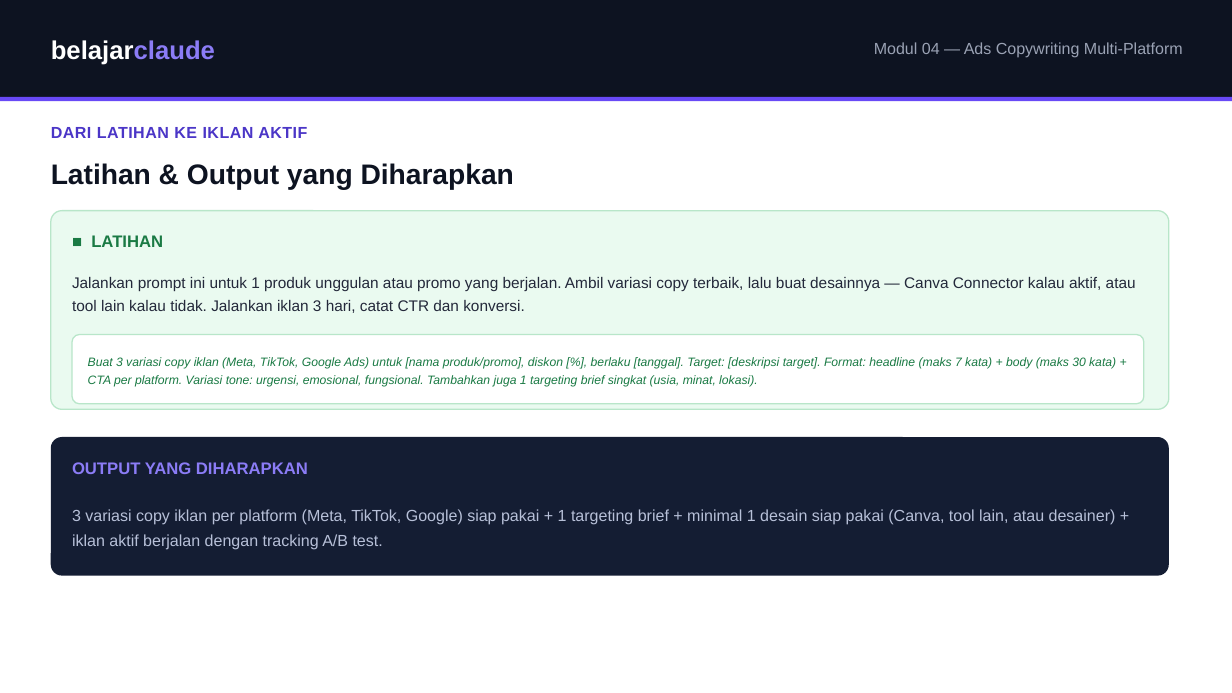
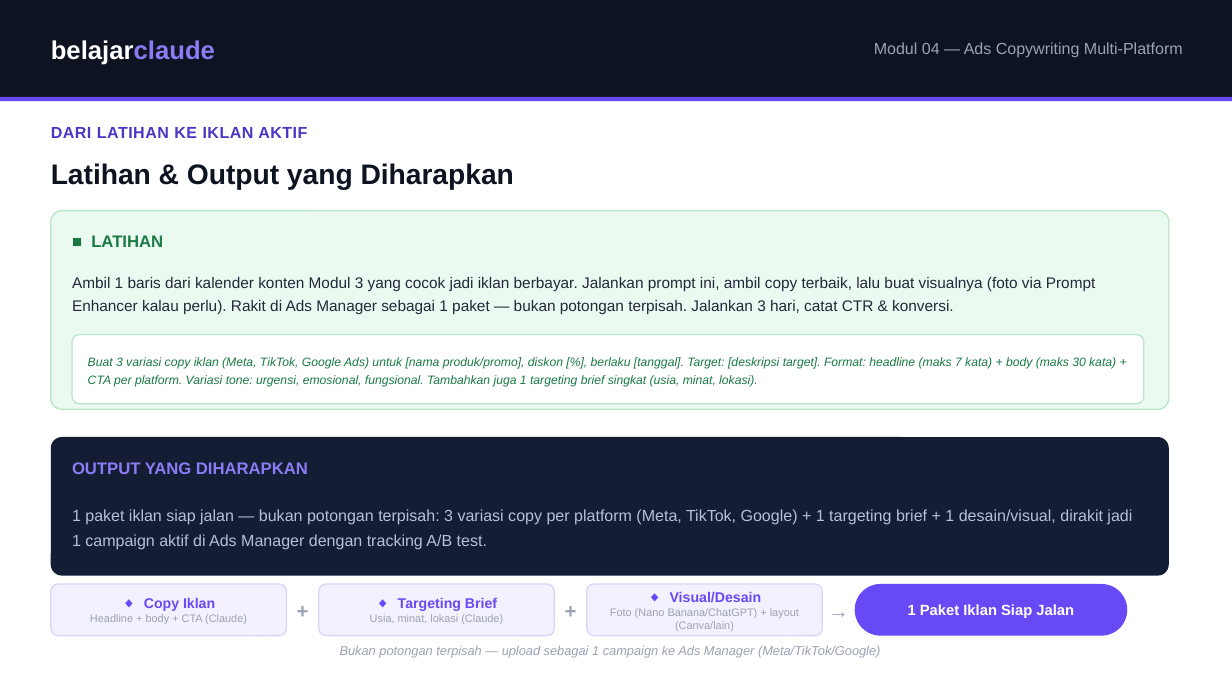
Before and after one commit to juliautomo/belajar-claude, a slide deck: slide 7 of Content-Marketing/M04-Ads-Copywriting/K3-M04-Ads-Copywriting.pptx. Drawn at 1232x693 pixels with LibreOffice and Linux fonts; fonts in the diff are those of the drawing. Boxes give left, top, right and bottom in pixels: in the first picture for what was removed or moved away, otherwise in the second. Text is boxed around its words. In the diff, an @@ line names an element or a change of style, - is before the commit and + after.

```diff
--- a/Content-Marketing/M04-Ads-Copywriting/K3-M04-Ads-Copywriting.pptx
+++ b/Content-Marketing/M04-Ads-Copywriting/K3-M04-Ads-Copywriting.pptx
@@ text at box(72, 277, 1096, 314): text changed @@
-Jalankan prompt ini untuk 1 produk unggulan atau promo yang berjalan. Ambil variasi copy terbaik, lalu buat desainnya — Canva Connector kalau aktif, atau tool lain kalau tidak. Jalankan iklan 3 hari, catat CTR dan konversi.
+Ambil 1 baris dari kalender konten Modul 3 yang cocok jadi iklan berbayar. Jalankan prompt ini, ambil copy terbaik, lalu buat visualnya (foto via Prompt Enhancer kalau perlu). Rakit di Ads Manager sebagai 1 paket — bukan potongan terpisah. Jalankan 3 hari, catat CTR & konversi.
@@ text at box(72, 509, 1132, 550): text changed @@
-3 variasi copy iklan per platform (Meta, TikTok, Google) siap pakai + 1 targeting brief + minimal 1 desain siap pakai (Canva, tool lain, atau desainer) + iklan aktif berjalan dengan tracking A/B test.
+1 paket iklan siap jalan — bukan potongan terpisah: 3 variasi copy per platform (Meta, TikTok, Google) + 1 targeting brief + 1 desain/visual, dirakit jadi 1 campaign aktif di Ads Manager dengan tracking A/B test.
@@ rounded rectangle added at box(51, 584, 287, 636), fill #F3F0FF, outline #DCD3FB 1 pt, 8.5 pt, text #9AA2B4 @@
+◆ Copy Iklan
+Headline + body + CTA (Claude)
@@ text added at box(287, 584, 319, 636), 16 pt, text #9AA2B4, bold @@
++
@@ rounded rectangle added at box(319, 584, 555, 636), fill #F3F0FF, outline #DCD3FB 1 pt, 8.5 pt, text #9AA2B4 @@
+◆ Targeting Brief
+Usia, minat, lokasi (Claude)
@@ text added at box(555, 584, 587, 636), 16 pt, text #9AA2B4, bold @@
++
@@ rounded rectangle added at box(587, 584, 823, 636), fill #F3F0FF, outline #DCD3FB 1 pt, 8.5 pt, text #9AA2B4 @@
+◆ Visual/Desain
+Foto (Nano Banana/ChatGPT) + layout (Canva/lain)
@@ text added at box(823, 584, 855, 636), 16 pt, text #9AA2B4, bold @@
+→
@@ rounded rectangle added at box(855, 584, 1128, 636), fill #6849F6, 11.5 pt, text #FFFFFF, bold @@
+1 Paket Iklan Siap Jalan
@@ text added at box(340, 646, 880, 658), 10 pt, text #9AA2B4, italic @@
+Bukan potongan terpisah — upload sebagai 1 campaign ke Ads Manager (Meta/TikTok/Google)
```
Also in this commit, not shown: 1 other file.
